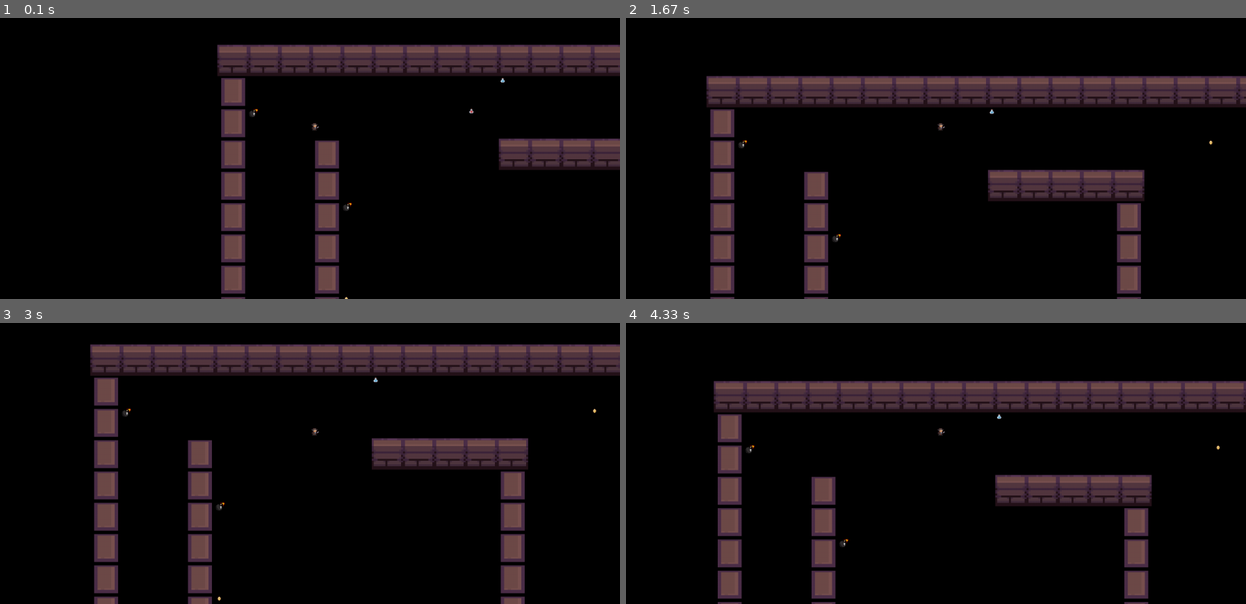
Above: before the commit, frames 1-4 (two rows, left to right).
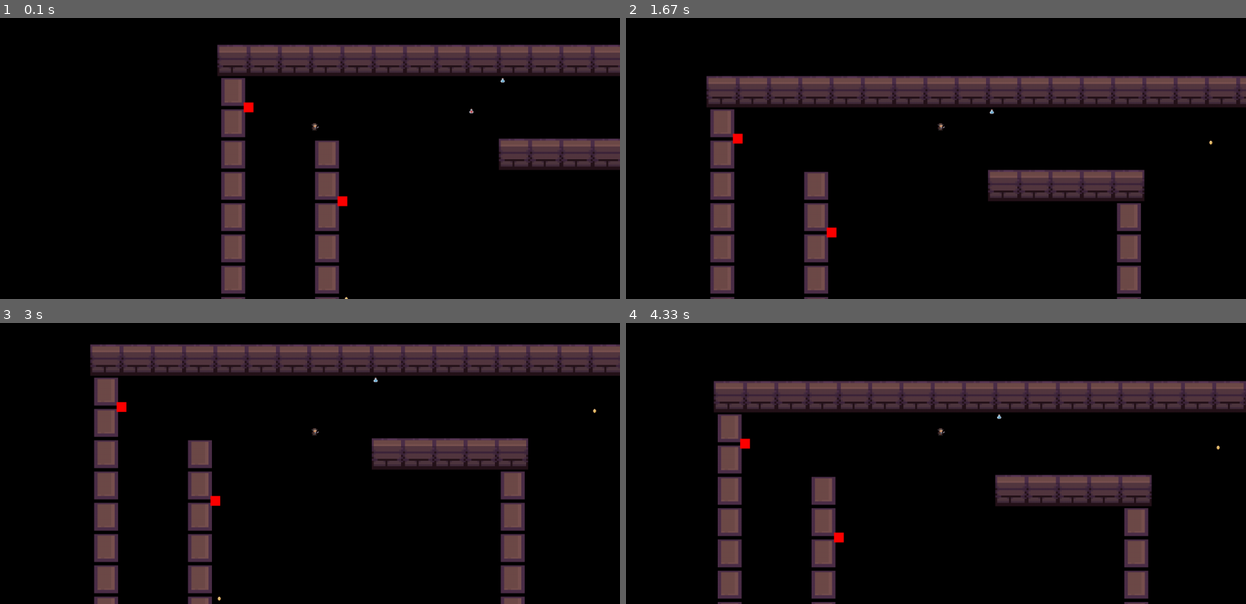
Above: after the commit, the same moments.

Repository: PedroFranchEchaniz/pygame
Game: pygame game, started from game.py
Two runs of this game, one before a commit and one after it. Both use one fixed random seed, a clock stepped at 60 frames per second and the inputs below.
Inputs:
- Up to frame 1 (0.1 s): no input
- Up to frame 2 (1.67 s): hold Space 0.33-0.8 s; hold Right 0.33-0.8 s; hold Right 0.83-1.3 s; hold Up 1.33-1.63 s
- Up to frame 3 (3 s): hold Right 1.67-2.13 s; hold Left 2.17-2.7 s; hold Down from 2.73 s (still down)
- Up to frame 4 (4.33 s): release Down at 3.03 s; hold Left 3.07-3.47 s; hold Up 3.5-3.87 s; hold Right from 3.9 s (still down)

The runs differ from the first frame. In frame 1, 0.2% of the frame differs, in the area x 39-57%, y 29-69%; in frame 2, 0.2%; in frame 3, 0.2%, in the area x 18-37%, y 27-67%; in frame 4, 0.2%.

Commit message:
suit y bomb

Diff:
--- a/bomb.py
+++ b/bomb.py
@@ -1,8 +1,21 @@
 import pygame
+from tile import Tile
 
-class Bomb (pygame.sprite.Sprite):
-    def __init__(self, pos, groups, size=(20, 20)):
-        super().__init__(groups)
-        original_image = pygame.image.load("assets/pngwing.com.png").convert_alpha()
-        self.image = pygame.transform.scale(original_image, size)
-        self.rect = self.image.get_rect(topleft=pos)
+class Bomb(pygame.sprite.Sprite):
+    def __init__(self, pos, explosion_radius, all_sprites, obstacles_sprites, bomb_group):
+        super().__init__(bomb_group, all_sprites)
+        self.explosion_radius = explosion_radius
+        self.all_sprites = all_sprites
+        self.obstacles_sprites = obstacles_sprites
+        self.image = pygame.Surface((20, 20))  # Temporal, usa una imagen adecuada
+        self.image.fill((255, 0, 0))  # Temporal, usa una imagen adecuada
+        self.rect = self.image.get_rect(center=pos)
+
+    def explode(self):
+        for sprite in self.all_sprites:
+            if self.rect.center.distance_to(sprite.rect.center) <= self.explosion_radius:
+                if isinstance(sprite, Tile):
+                    sprite.destroy()
+                elif isinstance(sprite, Bomb) and sprite != self:
+                    sprite.explode()
+        self.kill()
--- a/game.py
+++ b/game.py
@@ -13,7 +13,7 @@
         self.level = Level()
 
     def run (self):
-        while True:
+         while True:
             for event in pygame.event.get():
                 if event.type == pygame.QUIT:
                     pygame.quit()
--- a/level.py
+++ b/level.py
@@ -45,25 +45,22 @@
             object_counts[key] = int(value)
         return object_counts
 
-
-
-
     def create_map(self):
-        for row_index,row in enumerate(WORLD_MAP2):
+        for row_index, row in enumerate(WORLD_MAP2):
             for col_index, col in enumerate(row):
                 x = col_index * TILESIZE
                 y = row_index * TILESIZE
                 if col == 'x':
-                    Tile((x, y), [self.visible_sprites, self.obstacles_sprites], 'wall_y')
-                if col == 'y':
-                    Tile((x, y), [self.visible_sprites, self.obstacles_sprites], 'wall_x')
-                if col == 'w':
-                    Tile((x,y), [self.visible_sprites, self.obstacles_sprites], 'magma')
-                if col == 'p':
+                    Tile((x, y), [self.visible_sprites, self.obstacles_sprites], 'wall_y', self.obstacles_sprites)
+                elif col == 'y':
+                    Tile((x, y), [self.visible_sprites, self.obstacles_sprites], 'wall_x', self.obstacles_sprites)
+                elif col == 'w':
+                    Tile((x, y), [self.visible_sprites, self.obstacles_sprites], 'magma', self.obstacles_sprites)
+                elif col == 'p':
                     self.player = Player((x, y), [self.visible_sprites], self.obstacles_sprites,
                                          self.collectible_sprites, self)
                     self.player.coins = 0
-                if col == ' ':
+                elif col == ' ':
                     self.free_spaces.append((x, y))
 
     def place_objects(self):
@@ -77,7 +74,8 @@
                     elif obj_type == 'd':
                         Coin(pos, [self.visible_sprites, self.collectible_sprites])
                     elif obj_type == 'b':
-                        Bomb(pos, [self.visible_sprites, self.collectible_sprites])
+                        Bomb(pos, [self.visible_sprites, self.collectible_sprites], self.visible_sprites,
+                             self.obstacles_sprites, self.collectible_sprites)
                     elif obj_type == 't':
                         Suit(pos, [self.visible_sprites, self.collectible_sprites])
 
--- a/player_prove.py
+++ b/player_prove.py
@@ -2,6 +2,7 @@
 from setings import *
 from coin import Coin
 from potion import Potion
+from bomb import Bomb
 
 class Player(pygame.sprite.Sprite):
     def __init__(self, pos, groups, obstacles_sprites, collectible_sprites, level):
@@ -16,12 +17,15 @@
         self.collectible_sprites = collectible_sprites
         self.level = level
         self.coins = 0
+        self.bombs = 0
         self.starting_pos = pos
 
     def input(self):
         keys = pygame.key.get_pressed()
         self.direction.x = keys[pygame.K_RIGHT] - keys[pygame.K_LEFT]
         self.direction.y = keys[pygame.K_DOWN] - keys[pygame.K_UP]
+        if keys[pygame.K_SPACE]:
+            self.use_bomb()
 
     def move(self, speed):
         if self.direction.magnitude() != 0:
@@ -35,7 +39,8 @@
         if direction == 'horizontal':
             for sprite in self.obstacles_sprites:
                 if sprite.rect.colliderect(self.rect):
-                    if sprite.type != 'magma':
+                    # Cambia sprite.type por sprite.tile_type aquí
+                    if sprite.tile_type != 'magma':
                         if self.direction.x > 0:
                             self.rect.right = sprite.rect.left
                         elif self.direction.x < 0:
@@ -44,12 +49,12 @@
         if direction == 'vertical':
             for sprite in self.obstacles_sprites:
                 if sprite.rect.colliderect(self.rect):
-                    if sprite.type != 'magma':
+                    # Y también cambia sprite.type por sprite.tile_type aquí
+                    if sprite.tile_type != 'magma':
                         if self.direction.y > 0:
                             self.rect.bottom = sprite.rect.top
                         elif self.direction.y < 0:
                             self.rect.top = sprite.rect.bottom
-
     def check_death(self):
         if self.health <= 0:
             self.restart_game()
@@ -57,9 +62,16 @@
     def check_magma_collision(self):
         current_magma = None
         for sprite in self.obstacles_sprites:
-            if sprite.type == 'magma' and self.rect.colliderect(sprite.rect):
+            # Aquí cambiamos `sprite.type` por `sprite.tile_type`
+            if sprite.tile_type == 'magma' and self.rect.colliderect(sprite.rect):
                 current_magma = sprite
                 break
+
+        if current_magma and current_magma != self.last_magma:
+            self.health -= 2
+            print(self.health)
+
+        self.last_magma = current_magma
 
 
         if current_magma and current_magma != self.last_magma:
@@ -79,16 +91,34 @@
             self.coins += 1
             coin.kill()
 
+    def check_bomb_collision(self):
+        # Este método se llamaría en la actualización del jugador para verificar si ha recogido una bomba.
+        for bomb in self.get_colliding_sprites(Bomb, self.collectible_sprites):
+            self.bombs += 1
+            bomb.kill()
+
+    def use_bomb(self):
+        if self.bombs > 0:
+            print("Usando bomba, bombas restantes:", self.bombs - 1)
+            self.bombs -= 1
+
+            # Área alrededor del jugador para considerar como adyacente
+            adjacent_area = pygame.Rect(self.rect.x - TILESIZE, self.rect.y - TILESIZE,
+                                        TILESIZE * 3, TILESIZE * 3)
+
+            for tile in self.level.obstacles_sprites:
+                if adjacent_area.colliderect(tile.rect):
+                    print("Tile adyacente encontrado:", tile.rect.topleft, "de tipo:", tile.tile_type)
+                    if tile.tile_type in ['wall_x', 'wall_y']:
+                        print("Destruyendo tile:", tile.rect.topleft, "de tipo:", tile.tile_type)
+                        tile.destroy()
+
+
+
     def get_colliding_sprites(self, sprite_type, group):
         return [sprite for sprite in group if isinstance(sprite, sprite_type) and self.rect.colliderect(sprite.rect)]
 
-    def update(self):
-        self.input()
-        self.move(self.speed)
-        self.check_magma_collision()
-        self.check_potion_collision()
-        self.check_coin_collision()
-        self.check_death()
+
 
     def check_death(self):
         if self.health <= 0:
@@ -107,3 +137,5 @@
         self.check_magma_collision()
         self.check_potion_collision()
         self.check_coin_collision()
+        self.check_death()
+        self.check_bomb_collision()
--- a/tile.py
+++ b/tile.py
@@ -1,18 +1,33 @@
 import pygame
 from setings import *
 
+
 class Tile(pygame.sprite.Sprite):
-    def __init__(self, pos, groups, tile_type):
-            super().__init__(groups)
-            self.type = tile_type
-            if tile_type == 'wall_x':
-                image = pygame.image.load('assets/bricky.png').convert_alpha()
-                self.image = pygame.transform.scale(image, (TILESIZE, TILESIZE))
-            elif tile_type == 'wall_y':
-                image = pygame.image.load('assets/brickx.png').convert_alpha()
-                self.image = pygame.transform.scale(image, (TILESIZE, TILESIZE))
-            elif tile_type == 'magma':
-                image = pygame.image.load('assets/magma.png').convert_alpha()
-                self.image = pygame.transform.scale(image, (TILESIZE,TILESIZE))
+    def __init__(self, pos, groups, tile_type, obstacles_sprites):
+        super().__init__(groups)
+        self.tile_type = tile_type
+        self.obstacles_sprites = obstacles_sprites
+        self.load_image(tile_type)
+        self.rect = self.image.get_rect(topleft=pos)
 
-            self.rect = self.image.get_rect(topleft=pos)
+    def load_image(self, tile_type):
+        if tile_type == 'wall_y':
+            image_path = 'assets/brickx.png'
+        elif tile_type == 'wall_x':
+            image_path = 'assets/bricky.png'
+        elif tile_type == 'magma':
+            image_path = 'assets/magma.png'
+        else:
+            image_path = None
+
+        if image_path:
+            image = pygame.image.load(image_path).convert_alpha()
+            self.image = pygame.transform.scale(image, (TILESIZE, TILESIZE))
+        else:
+            self.image = pygame.Surface((TILESIZE, TILESIZE), pygame.SRCALPHA)
+            self.image.fill((0, 0, 0, 0))  # Rellenar con transparente para tipos desconocidos
+
+    def destroy(self):
+        if self in self.obstacles_sprites:
+            self.obstacles_sprites.remove(self)
+            self.kill()
